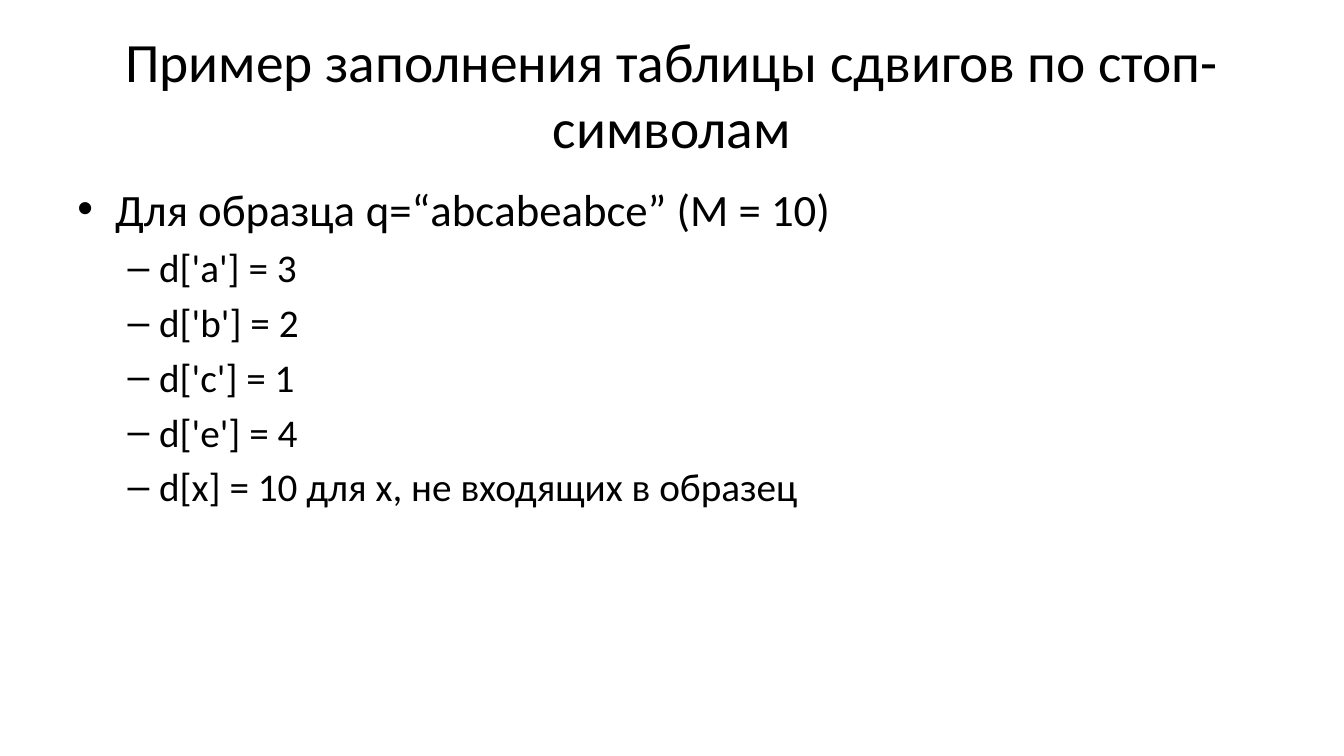
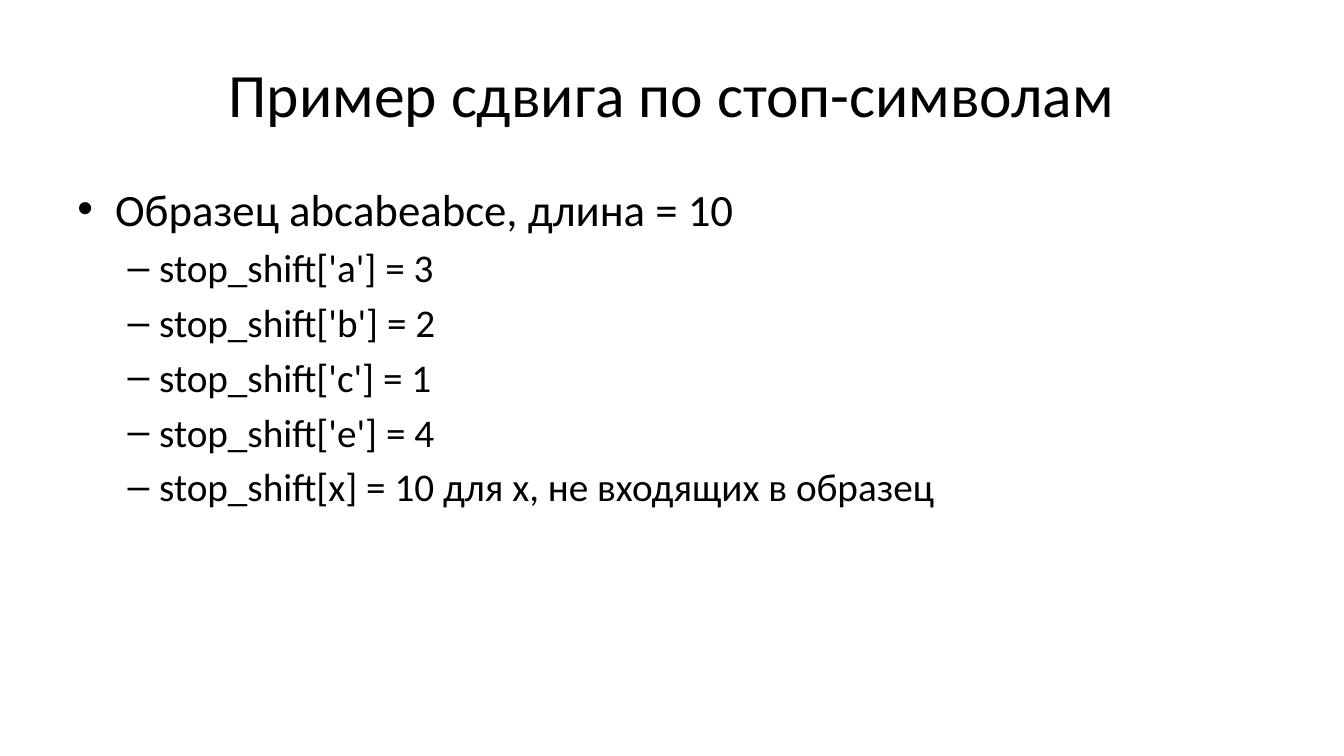
Before and after one commit to Evgueni-Petrov-aka-espetrov/Algorithms-and-Programming-in-C-pptx, a slide deck: slide 121 of 12 Алгоритмы поиска.pptx (slide 33 before the commit). Drawn at 1344x756 pixels with LibreOffice and Linux fonts; fonts in the diff are those of the drawing. Boxes give left, top, right and bottom in pixels: in the first picture for what was removed or moved away, otherwise in the second. Text is boxed around its words. In the diff, an @@ line names an element or a change of style, - is before the commit and + after.

```diff
--- a/12 Алгоритмы поиска.pptx
+++ b/12 Алгоритмы поиска.pptx
@@ title at box(229, 77, 1114, 127): text changed; size 39.6 to 44 pt @@
-Пример заполнения таблицы сдвигов по стоп-символам
+Пример сдвига по стоп-символам
@@ text at box(115, 195, 934, 508): text changed @@
-• Для образца q=“аbсаbеаbсе” (М = 10)
-  – d['a'] = 3
-  – d['b'] = 2
-  – d['c'] = 1
-  – d['e'] = 4
-  – d[x] = 10 для х, не входящих в образец
+• Образец аbсаbеаbсе, длина = 10
+  – stop_shift['a'] = 3
+  – stop_shift['b'] = 2
+  – stop_shift['c'] = 1
+  – stop_shift['e'] = 4
+  – stop_shift[x] = 10 для х, не входящих в образец
```
Also in this commit, not shown: 22 other slides changed, 117 slides added, 32 slides removed.
